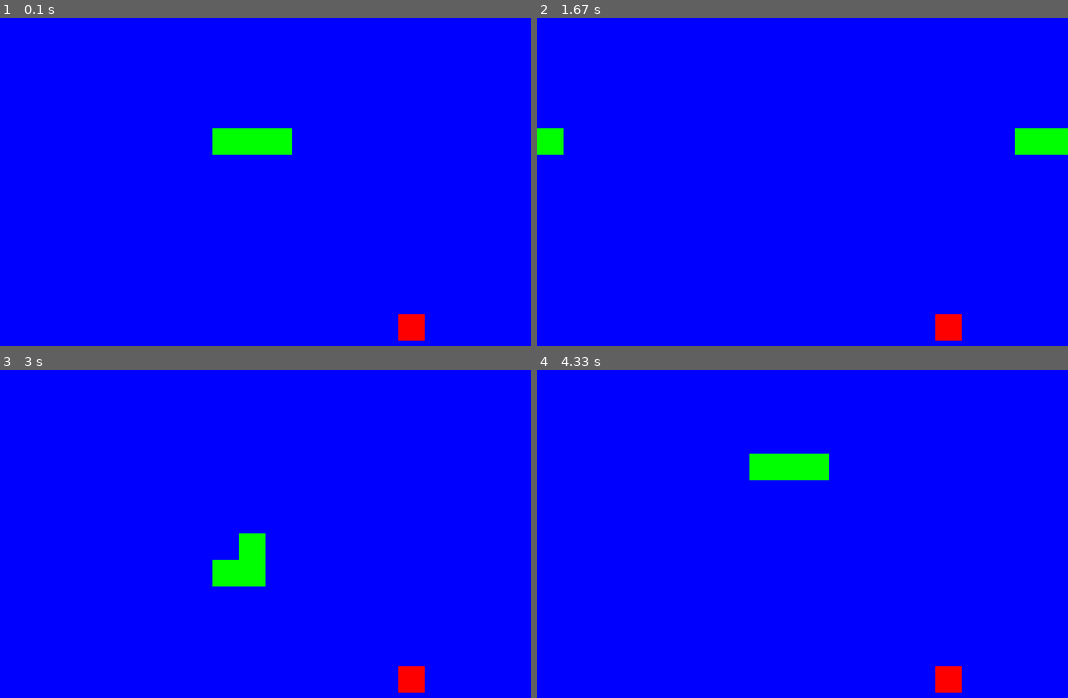
Above: before the commit, frames 1-4 (two rows, left to right).
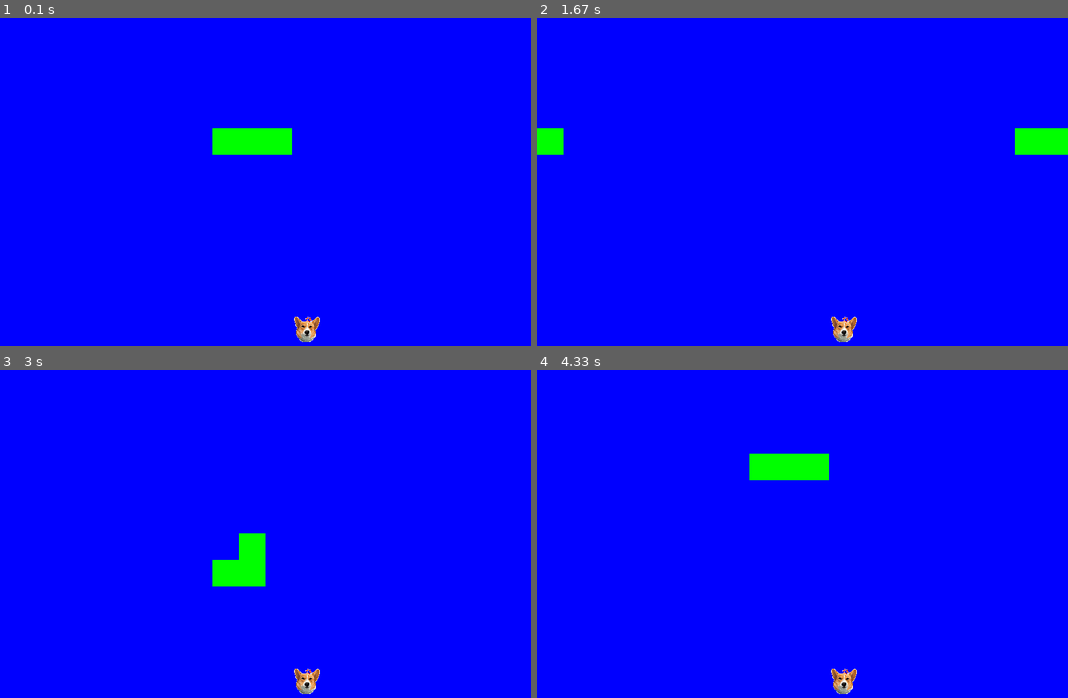
Above: after the commit, the same moments.

Repository: artzevs/snake
Game: pygame game, started from main.py
The game is run twice, just before and just after one commit, with the same random seed, the same clock (stepped at 60 frames per second) and the same inputs.
Inputs:
- Up to frame 1 (0.1 s): no input
- Up to frame 2 (1.67 s): tap S at 0.33 s; hold Right 0.67-1.13 s; hold Up 1.17-1.47 s; hold Right from 1.5 s (still down)
- Up to frame 3 (3 s): release Right at 1.97 s; hold Left 2-2.53 s; hold Down 2.57-2.87 s; hold Left from 2.9 s (still down)
- Up to frame 4 (4.33 s): release Left at 3.3 s; hold Up 3.33-3.7 s; hold Right from 3.73 s (still down)

The runs differ from the first frame. In frame 1, 0.7% of the frame differs, in the area x 55-80%, y 90-99%; in frame 2, 0.7%; in frame 3, 0.7%; in frame 4, 0.7%.

Commit message:
add corgi as fruit

Diff:
--- a/main.py
+++ b/main.py
@@ -1,14 +1,13 @@
 import pygame
 import sys, os, random
 from pygame.math import Vector2
-
 
 
 class Snake:
     def __init__(self):
         self.body = []
         for i in range(3):
-            self.body.append(Vector2(cell_number/2-i, cell_number/2))
+            self.body.append(Vector2(cell_number / 2 - i, cell_number / 2))
         self.direction = Vector2(1, 0)
 
     def draw_snake(self):
@@ -32,20 +31,20 @@
 
 class Fruit:
     def __init__(self):
-        self.new_fruit()
+        self.x = random.randint(0, cell_number - 1)
+        self.y = random.randint(0, cell_number - 1)
+        self.position = Vector2(self.x, self.y)
 
     def draw_fruit(self):
         fruit_rect = pygame.Rect(self.position.x * cell_size, self.position.y * cell_size,
                                  cell_size, cell_size)
-        pygame.draw.rect(screen, pygame.Color('Red'), fruit_rect)
-
-    def new_fruit(self):
-        self.x = random.randint(0, cell_number - 1)
-        self.y = random.randint(0, cell_number - 1)
-        self.position = Vector2(self.x, self.y)
+        screen.blit(corgi, fruit_rect)
+        # pygame.draw.rect(screen, pygame.Color('Red'), fruit_rect)
 
 
 class Main:
+    """Logic of the game"""
+
     def __init__(self):
         self.snake = Snake()
         self.fruit = Fruit()
@@ -62,7 +61,9 @@
     def check_fruit_collision(self):
         if self.fruit.position == self.snake.body[0]:
             self.snake.add_block()
-            self.fruit.new_fruit()
+            self.fruit = Fruit()
+        if self.fruit.position in self.snake.body:
+            self.fruit = Fruit()
 
     def check_snake_collision(self):
         if self.snake.body[0] in self.snake.body[1:]:
@@ -81,6 +82,9 @@
 
 screen = pygame.display.set_mode((cell_number * cell_size, cell_number * cell_size))
 clock = pygame.time.Clock()
+
+corgi = pygame.image.load('fruit(corgi).png').convert_alpha()
+corgi = pygame.transform.scale(corgi, (cell_size + 4, cell_size + 4))
 
 main_game = Main()
 
Binary file added: fruit(corgi).png
